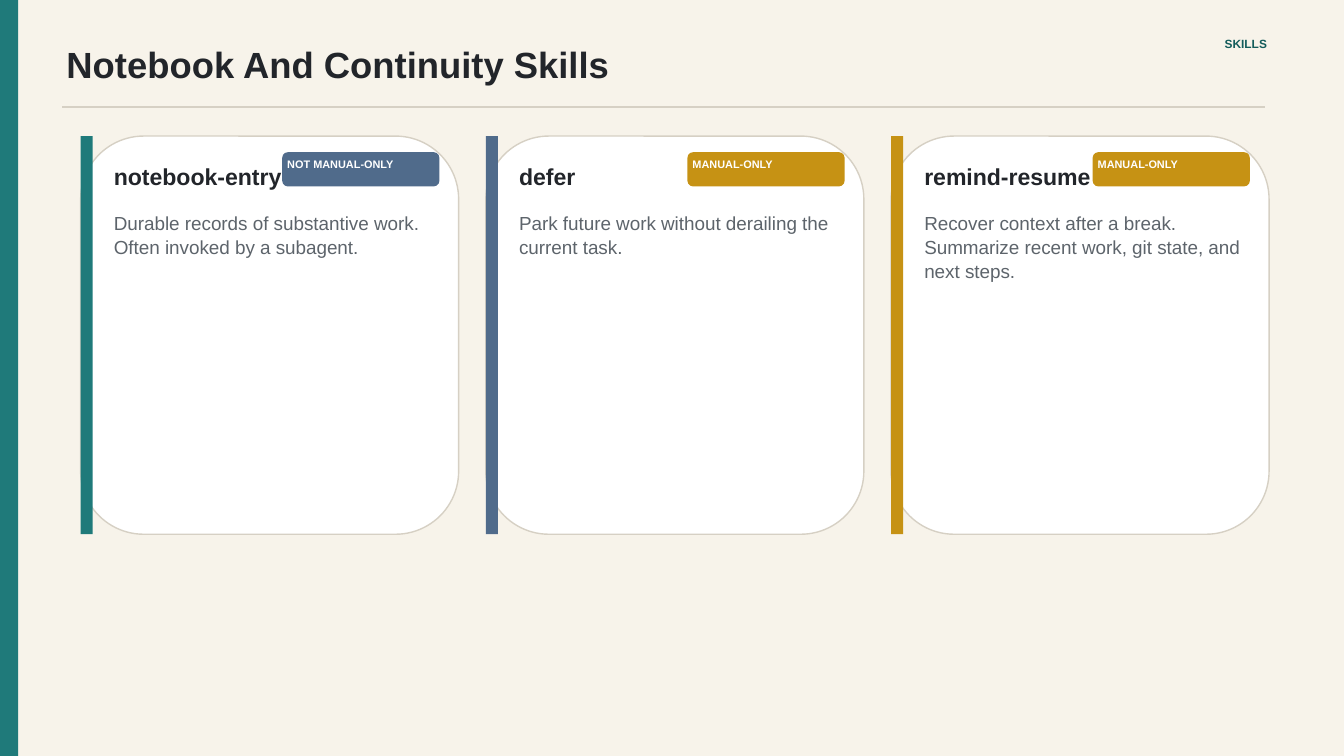
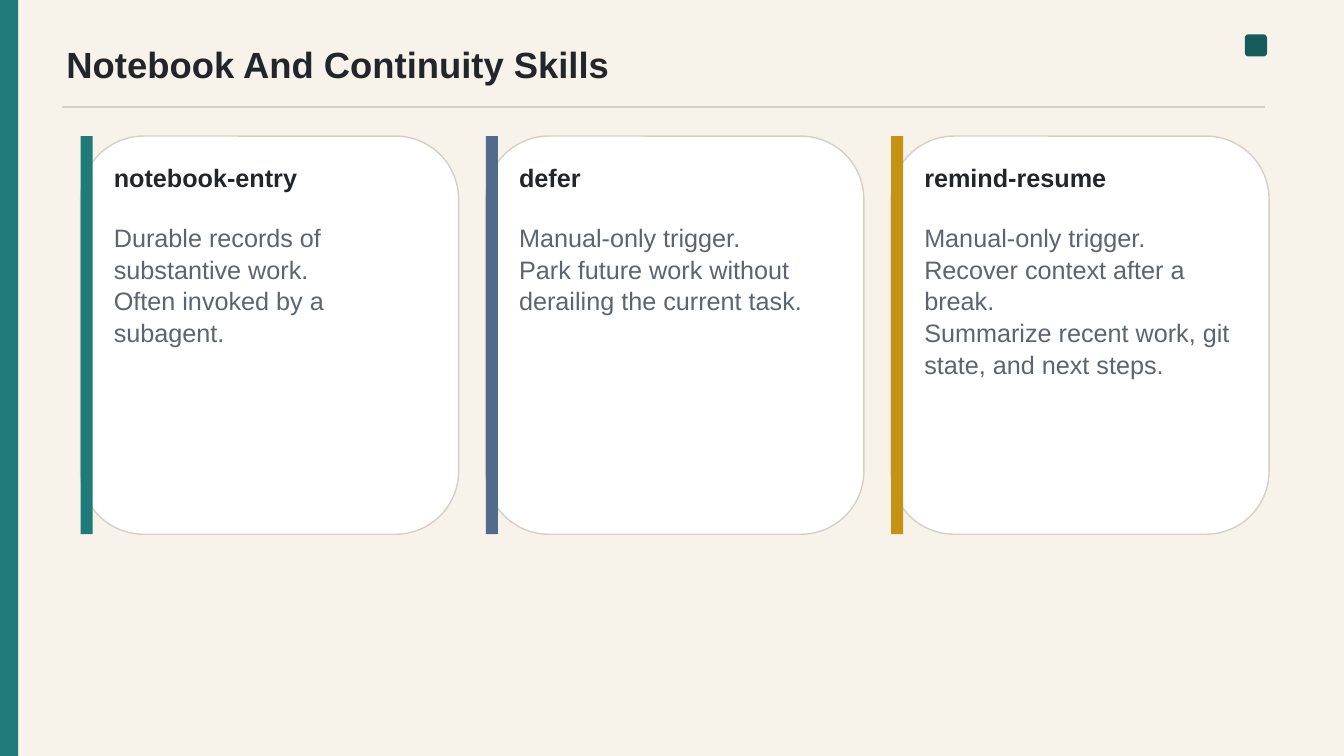
Before and after one commit to oclb/oconnorlab-agent-config, a slide deck: slide 25 of presentations/lab-agent-config-update/lab-agent-config-update.pptx (slide 24 before the commit). Drawn at 1344x756 pixels with LibreOffice and Linux fonts; fonts in the diff are those of the drawing. Boxes give left, top, right and bottom in pixels: in the first picture for what was removed or moved away, otherwise in the second. Text is boxed around its words. In the diff, an @@ line names an element or a change of style, - is before the commit and + after.

```diff
--- a/presentations/lab-agent-config-update/lab-agent-config-update.pptx
+++ b/presentations/lab-agent-config-update/lab-agent-config-update.pptx
@@ text removed at bbox=[1225, 39, 1267, 48] @@
-SKILLS
@@ rounded rectangle added at bbox=[1245, 34, 1267, 56], fill #135C5B @@
@@ rounded rectangle removed at bbox=[282, 152, 440, 187] @@
@@ text removed at bbox=[287, 160, 393, 168] @@
-NOT MANUAL-ONLY
@@ rounded rectangle removed at bbox=[688, 152, 845, 187] @@
@@ text removed at bbox=[692, 160, 772, 168] @@
-MANUAL-ONLY
@@ size 16.5 to 18 pt in 3 elements at bbox=[114, 168, 297, 193], bbox=[519, 168, 581, 188], bbox=[924, 168, 1106, 188] @@
@@ rounded rectangle removed at bbox=[1093, 152, 1250, 187] @@
@@ text removed at bbox=[1098, 160, 1178, 168] @@
-MANUAL-ONLY
@@ text "Durable records of substantive work.": place and size @@
-text "Durable records of substantive work." at bbox=[114, 216, 419, 258]
+text "Durable records of substantive work." at bbox=[114, 228, 324, 347]
@@ text "Durable records of substantive work." at bbox=[114, 228, 324, 347]: size 13.5 to 18 pt @@
@@ text "Manual-only trigger.": place and size @@
-text "Manual-only trigger." at bbox=[519, 216, 828, 254]
+text "Manual-only trigger." at bbox=[519, 228, 802, 315]
@@ text at bbox=[519, 228, 740, 252]: paragraph added @@
+Manual-only trigger.
@@ text "Manual-only trigger.": place and size @@
-text "Manual-only trigger." at bbox=[924, 216, 1239, 282]
+text "Manual-only trigger." at bbox=[924, 228, 1230, 379]
@@ text at bbox=[924, 228, 1145, 252]: paragraph added @@
+Manual-only trigger.
@@ text at bbox=[519, 260, 802, 315]: size 13.5 to 18 pt in "Park future work without derailing the current ..." @@
@@ text at bbox=[924, 261, 1230, 379]: size 13.5 to 18 pt in "Recover context after a break.", "Summarize recent work, git state, and next ..." @@
```
Also in this commit, not shown: 28 other slides changed, 1 slide added, 22 other files.
